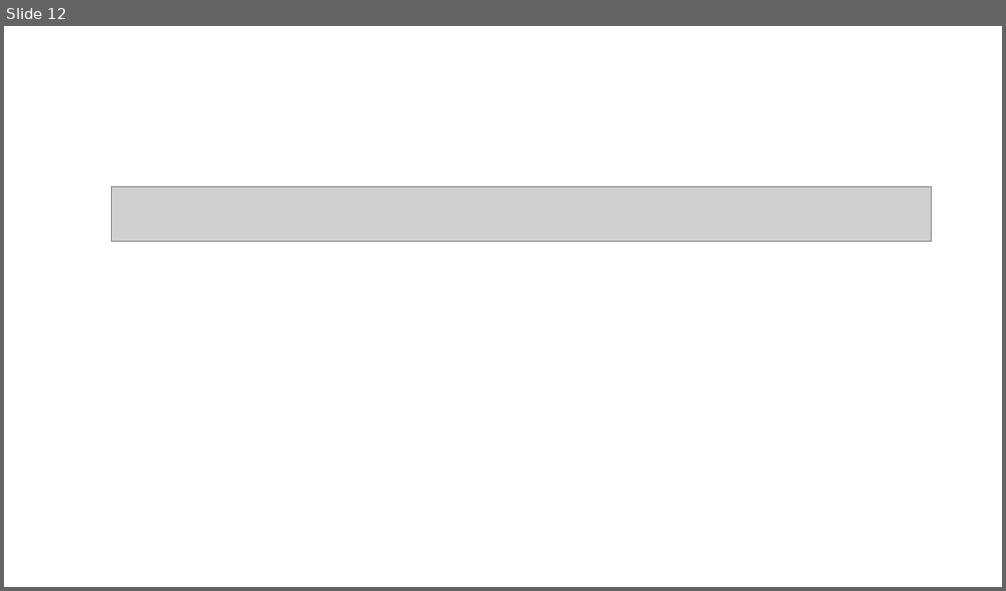
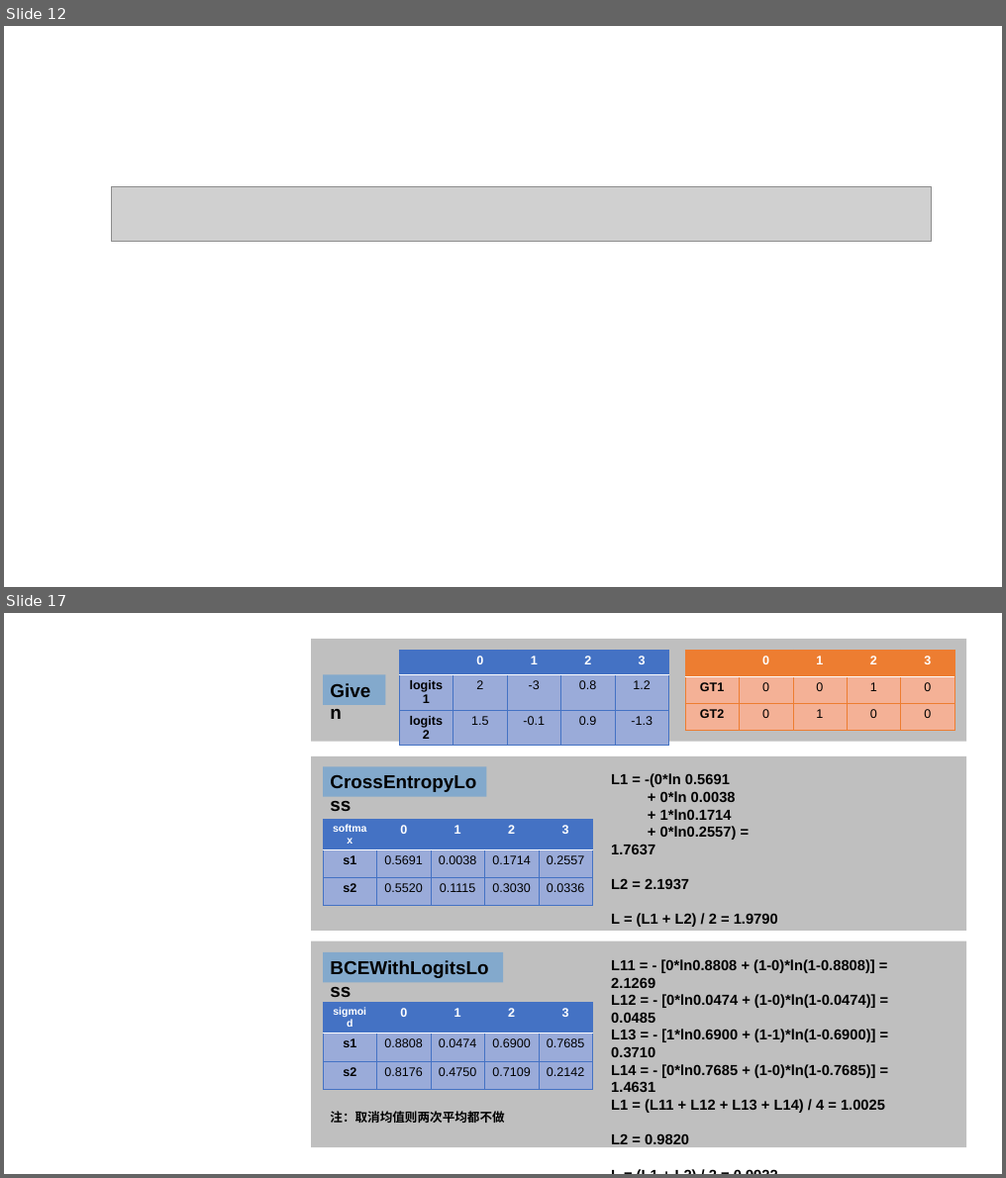
Before and after one commit to Winliam/Winliam.github.io, a slide deck: img/blog.pptx. Shown one above the other, each under a label of ours: slide 12 before the commit, slides 12 and 17 after it; the slides between them are not shown. The pictures are 1006x591 and 1006x1178 pixels, drawn with LibreOffice and Linux fonts; fonts in the diff are those of the drawing; grey boxes stand for pictures. Boxes give left, top, right and bottom in pixels: in the first picture for what was removed or moved away, otherwise in the second. Text is boxed around its words. In the diff, an @@ line names an element or a change of style, - is before the commit and + after.

```diff
--- a/img/blog.pptx
+++ b/img/blog.pptx
@@ slide 17 added at (4, 613, 1002, 1174), background #FFFFFF @@
@@ rectangle added at (311, 639, 966, 741), fill #BFBFBF @@
@@ table added at (399, 650, 668, 730), 3 rows, 5 columns @@
+ | 0 | 1 | 2 | 3
+logits1 | 2 | -3 | 0.8 | 1.2
+logits2 | 1.5 | -0.1 | 0.9 | -1.3
@@ table added at (685, 650, 954, 730), 3 rows, 5 columns @@
+ | 0 | 1 | 2 | 3
+GT1 | 0 | 0 | 1 | 0
+GT2 | 0 | 1 | 0 | 0
@@ rectangle added at (323, 675, 386, 705), fill #5B9BD5 at 60% opacity, 18 pt, text #000000, bold @@
+Given
@@ rectangle added at (311, 757, 966, 931), fill #BFBFBF @@
@@ rectangle added at (323, 766, 487, 796), fill #5B9BD5 at 60% opacity, 18 pt, text #000000, bold @@
+CrossEntropyLoss
@@ text added at (611, 773, 778, 927), 14 pt, text #000000, bold @@
+L1 = -(0*ln 0.5691
++ 0*ln 0.0038
++ 1*ln0.1714
++ 0*ln0.2557) = 1.7637
+L2 = 2.1937
+L = (L1 + L2) / 2 = 1.9790
@@ table added at (323, 820, 592, 903), 3 rows, 5 columns @@
+softmax | 0 | 1 | 2 | 3
+s1 | 0.5691 | 0.0038 | 0.1714 | 0.2557
+s2 | 0.5520 | 0.1115 | 0.3030 | 0.0336
@@ rectangle added at (311, 942, 966, 1149), fill #BFBFBF @@
@@ rectangle added at (323, 953, 503, 983), fill #5B9BD5 at 60% opacity, 18 pt, text #000000, bold @@
+BCEWithLogitsLoss
@@ text added at (611, 959, 885, 1149), 14 pt, text #000000, bold @@
+L11 = - [0*ln0.8808 + (1-0)*ln(1-0.8808)] = 2.1269
+L12 = - [0*ln0.0474 + (1-0)*ln(1-0.0474)] = 0.0485
+L13 = - [1*ln0.6900 + (1-1)*ln(1-0.6900)] = 0.3710
+L14 = - [0*ln0.7685 + (1-0)*ln(1-0.7685)] = 1.4631
+L1 = (L11 + L12 + L13 + L14) / 4 = 1.0025
+L2 = 0.9820
+L = (L1 + L2) / 2 = 0.9922
@@ table added at (323, 1003, 592, 1087), 3 rows, 5 columns @@
+sigmoid | 0 | 1 | 2 | 3
+s1 | 0.8808 | 0.0474 | 0.6900 | 0.7685
+s2 | 0.8176 | 0.4750 | 0.7109 | 0.2142
@@ text added at (330, 1111, 504, 1123), 12 pt, text #000000, bold @@
+注：取消均值则两次平均都不做
```
Also in this commit, not shown: 9 other slides added, 36 other files.
